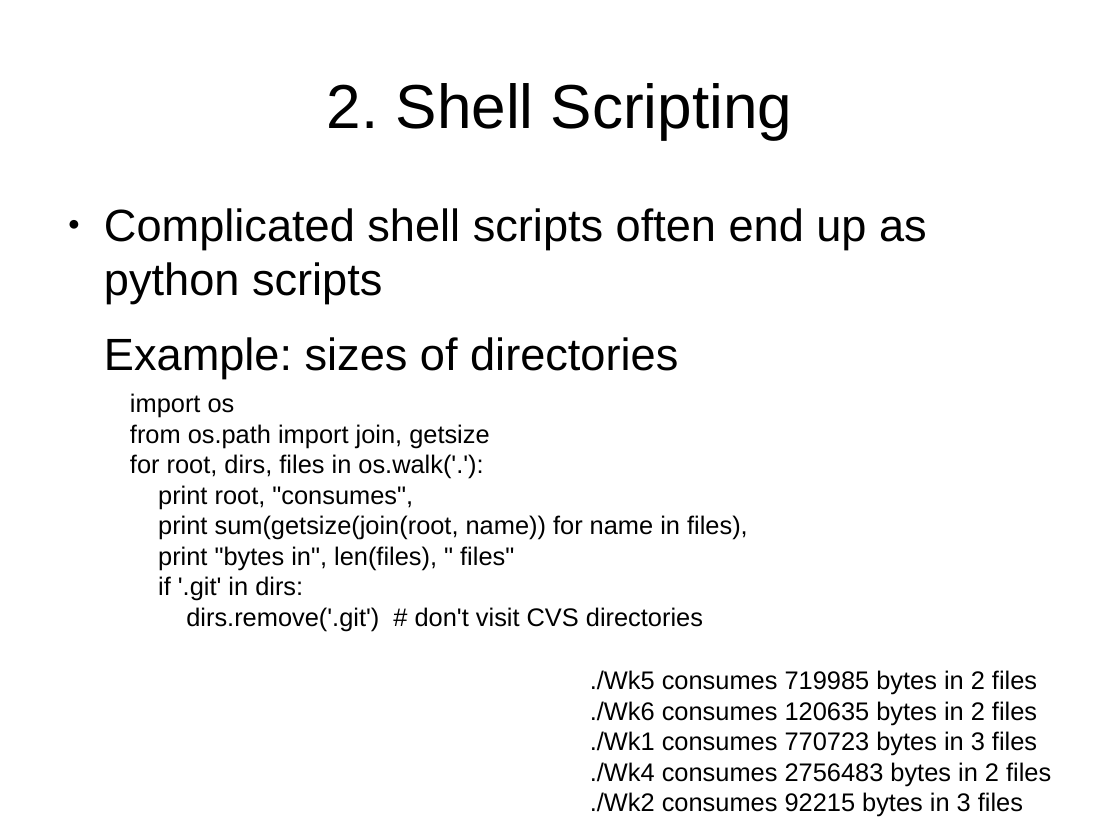
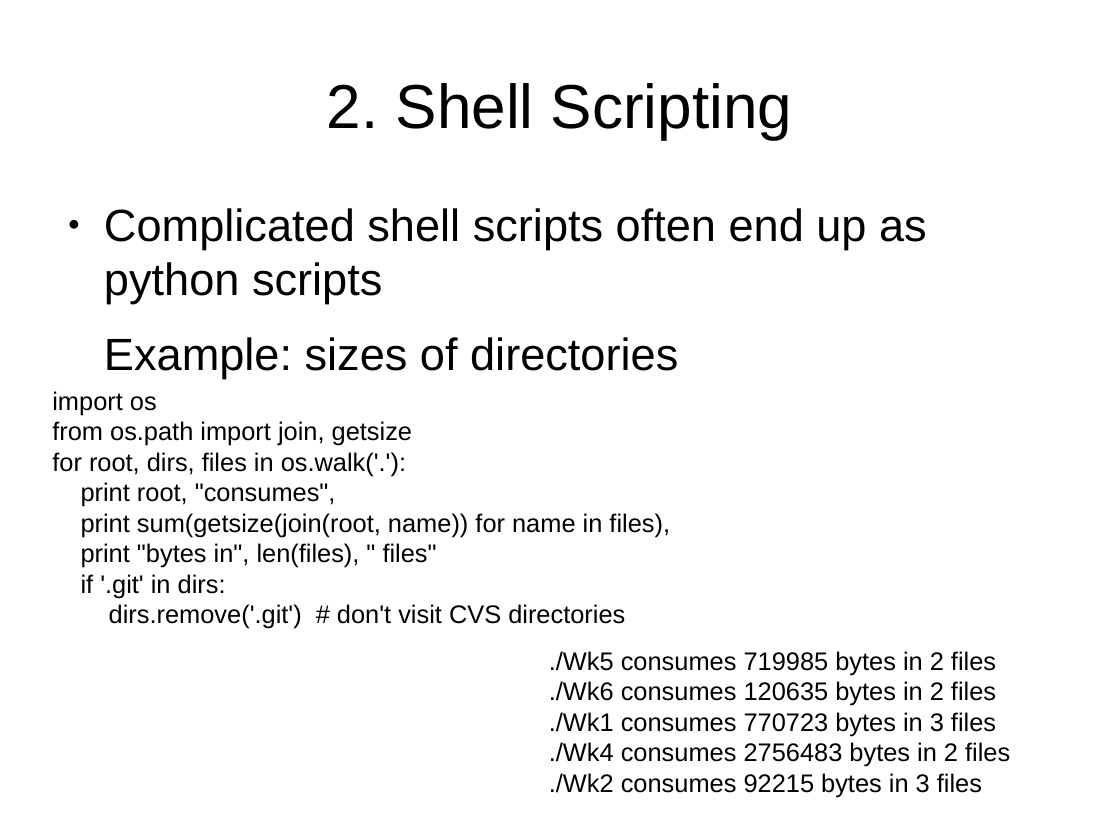
Before and after one commit to mikehulluk/IntroductionToResearchComputing, a slide deck: slide 5 of Wk8/WhYPython.odp. Drawn at 1120x840 pixels with LibreOffice and Linux fonts; fonts in the diff are those of the drawing. Boxes give left, top, right and bottom in pixels: in the first picture for what was removed or moved away, otherwise in the second. Text is boxed around its words. In the diff, an @@ line names an element or a change of style, - is before the commit and + after.

```diff
--- a/Wk8/WhYPython.odp
+++ b/Wk8/WhYPython.odp
@@ text "import os": place and size @@
-text "import os" at bbox=[130, 393, 748, 631]
+text "import os" at bbox=[52, 391, 670, 629]
@@ text "./Wk5 consumes 719985 bytes in ...": place and size @@
-text "./Wk5 consumes 719985 bytes in ..." at bbox=[590, 670, 1051, 817]
+text "./Wk5 consumes 719985 bytes in ..." at bbox=[549, 651, 1010, 797]
```
Also in this commit, not shown: 9 other slides changed, 1 slide added.
